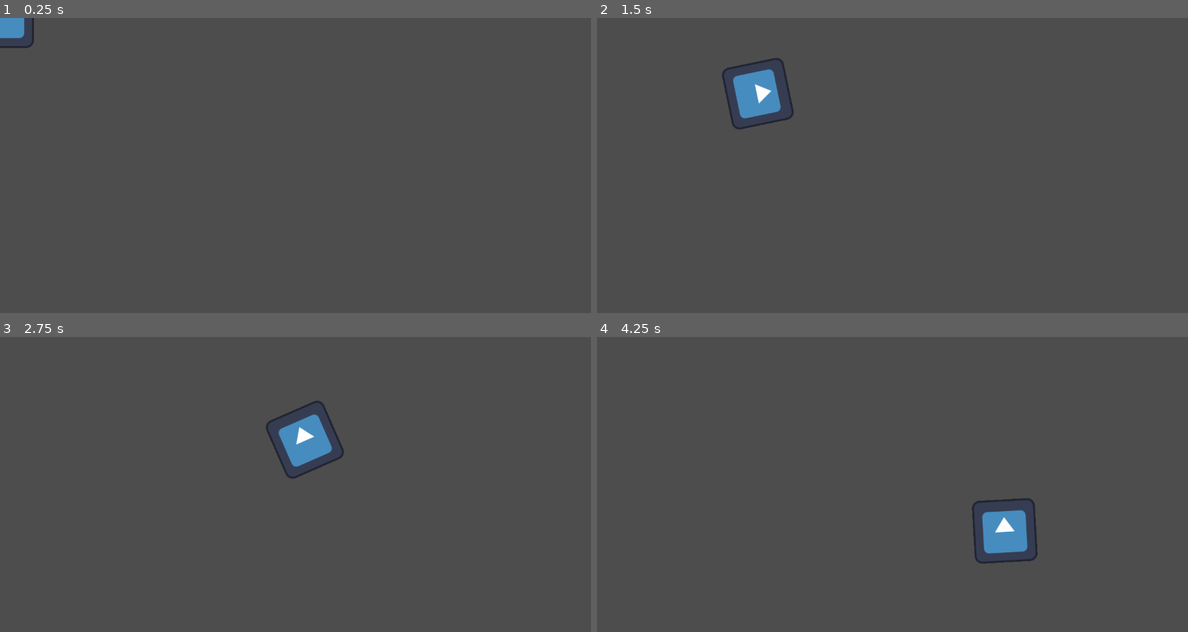
Above: before the commit, frames 1-4 (two rows, left to right).
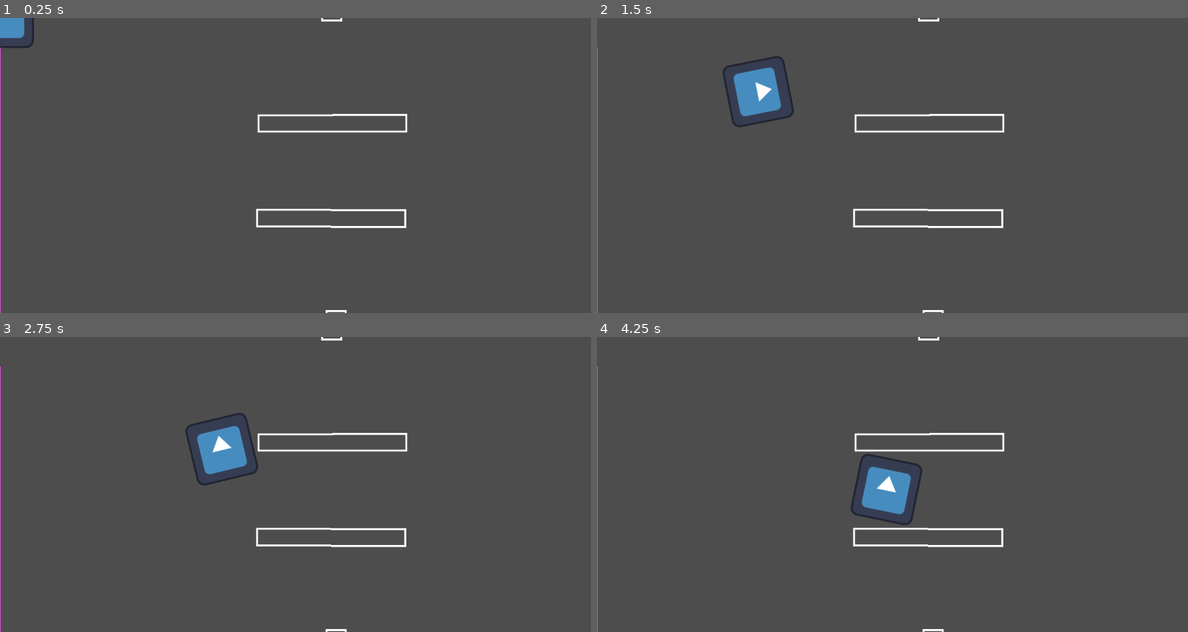
Above: after the commit, the same moments.

Repository: AidenPIvyTech/Game_Final_Project
Game: Godot game, scene res://main.tscn
Two runs of this game, one before a commit and one after it. Both use one fixed random seed, a clock stepped at 60 frames per second and the inputs below. Before the commit the project starts from res://player.tscn. The engine's default icon, where the game draws it, is replaced by a stand-in: a white triangle on a blue panel in a dark square.
Inputs (mouse positions are in pixels of both pictures, inside the frame that each line leads up to):
- Up to frame 1 (0.25 s): no input
- Up to frame 2 (1.5 s): tap Enter at 0.5 s; move the mouse to (1022, 150) at 0.52 s; press the mouse at (1022, 150) at 0.53 s; hold Right (move_right) 0.53-1.28 s; move the mouse to (774, 180) at 1.27 s; release the mouse at (774, 180) at 1.28 s; hold Down (move_down) from 1.28 s (still down); click (774, 180) at 1.35 s
- Up to frame 3 (2.75 s): move the mouse to (354, 419) at 2.02 s; release Down (move_down) at 2.03 s; press the mouse at (354, 419) at 2.03 s; hold Right (move_right) from 2.03 s (still down)
- Up to frame 4 (4.25 s): move the mouse to (862, 543) at 2.77 s; release Right (move_right) at 2.78 s; release the mouse at (862, 543) at 2.78 s; hold Up (move_up) 2.78-3.53 s; click (862, 543) at 2.85 s; move the mouse to (1069, 528) at 3.52 s; press the mouse at (1069, 528) at 3.53 s; hold Left (move_left) from 3.53 s (still down)

The runs differ from the first frame. In frame 1, 1.2% of the frame differs, in the area x 0-69%, y 0-100%; in frame 2, 1.7%; in frame 3, 3.7%; in frame 4, 3.8%, in the area x 0-75%, y 0-100%.

Commit message:
Add files via upload
i added a leaderboard as an example for the backend.

Diff:
--- /dev/null
+++ b/new-game-project/ball.tscn
@@ -0,0 +1,3 @@
+[gd_scene format=3 uid="uid://neafyrt5gjco"]
+
+[node name="Node2D" type="Node2D"]
--- a/new-game-project/character_body_2d.tscn
+++ b/new-game-project/character_body_2d.tscn
@@ -1,35 +1,21 @@
-[gd_scene load_steps=5 format=3 uid="uid://d30ebo7uakvax"]
+[gd_scene load_steps=4 format=3 uid="uid://d30ebo7uakvax"]
 
 [ext_resource type="Script" uid="uid://b668hb3q81b3o" path="res://player.gd" id="1_ij6vw"]
 [ext_resource type="Texture2D" uid="uid://4q335xxs2p" path="res://icon.svg" id="2_ghijl"]
 
 [sub_resource type="RectangleShape2D" id="RectangleShape2D_onrkg"]
-size = Vector2(129, 131)
-
-[sub_resource type="SegmentShape2D" id="SegmentShape2D_ij6vw"]
-a = Vector2(-5, 302)
+size = Vector2(128.5, 128)
 
 [node name="CharacterBody2D" type="CharacterBody2D"]
 script = ExtResource("1_ij6vw")
 metadata/_edit_horizontal_guides_ = [0.0]
 
 [node name="Sprite2D" type="Sprite2D" parent="."]
-position = Vector2(467, 265)
 scale = Vector2(1.0000002, 1)
 texture = ExtResource("2_ghijl")
 metadata/_edit_group_ = true
 
-[node name="CollisionShape2D" type="CollisionShape2D" parent="Sprite2D"]
-position = Vector2(-0.5, 1.5)
-scale = Vector2(0.99999976, 1)
+[node name="CollisionShape2D" type="CollisionShape2D" parent="."]
+position = Vector2(-0.25, 0)
 shape = SubResource("RectangleShape2D_onrkg")
 metadata/_edit_group_ = true
-
-[node name="RigidBody2D" type="RigidBody2D" parent="."]
-position = Vector2(387, 82)
-
-[node name="CollisionShape2D" type="CollisionShape2D" parent="RigidBody2D"]
-position = Vector2(337, 41)
-shape = SubResource("SegmentShape2D_ij6vw")
-disabled = true
-debug_color = Color(1, 1, 1, 0.41960785)
--- /dev/null
+++ b/new-game-project/leaderBoard.tscn
@@ -0,0 +1,31 @@
+[gd_scene format=3 uid="uid://m5rs156cym81"]
+
+[node name="Node2D" type="Node2D"]
+
+[node name="TextEdit" type="TextEdit" parent="."]
+offset_left = 327.0
+offset_top = -345.0
+offset_right = 604.0
+offset_bottom = -312.0
+text = "						   user 1"
+
+[node name="TextEdit2" type="TextEdit" parent="."]
+offset_left = 328.0
+offset_top = -306.0
+offset_right = 605.0
+offset_bottom = -273.0
+text = "	   					   user 2"
+
+[node name="TextEdit3" type="TextEdit" parent="."]
+offset_left = 330.0
+offset_top = -482.0
+offset_right = 607.0
+offset_bottom = -443.0
+text = "					Leaderboard"
+
+[node name="TextEdit4" type="TextEdit" parent="."]
+offset_left = 329.0
+offset_top = -269.0
+offset_right = 606.0
+offset_bottom = -236.0
+text = "						  user 3"
--- /dev/null
+++ b/new-game-project/main.gd
@@ -0,0 +1 @@
+extends Node2D
--- /dev/null
+++ b/new-game-project/main.tscn
@@ -0,0 +1,15 @@
+[gd_scene load_steps=5 format=3 uid="uid://cqow47bch5ocs"]
+
+[ext_resource type="Script" uid="uid://bs2qeucwtife5" path="res://main.gd" id="1_1bvp3"]
+[ext_resource type="PackedScene" uid="uid://ckudr8chj1kgo" path="res://player.tscn" id="2_1bvp3"]
+[ext_resource type="PackedScene" uid="uid://c1t72k6odd4xv" path="res://wall.tscn" id="3_lquwl"]
+[ext_resource type="Script" uid="uid://cqecls80unrh2" path="res://wall.gd" id="4_1bvp3"]
+
+[node name="Node2D" type="Node2D"]
+script = ExtResource("1_1bvp3")
+
+[node name="CharacterBody2D" parent="." instance=ExtResource("2_1bvp3")]
+
+[node name="static" parent="." instance=ExtResource("3_lquwl")]
+position = Vector2(0, 600)
+script = ExtResource("4_1bvp3")
--- a/new-game-project/player.gd
+++ b/new-game-project/player.gd
@@ -24,6 +24,7 @@
 func _input(event):
 	# Use is_action_pressed to only accept single taps as input instead of mouse drags.
 	if event.is_action_pressed(&"click"):
+		print("clicked");
 		target = get_global_mouse_position()
 
 #func _physics_process(delta):
@@ -45,4 +46,5 @@
 	velocity = position.direction_to(target) * speed
 	look_at(target)
 	if position.distance_to(target) > 10:
+		print("moved")
 		move_and_slide()
--- a/new-game-project/project.godot
+++ b/new-game-project/project.godot
@@ -11,7 +11,7 @@
 [application]
 
 config/name="New Game Project"
-run/main_scene="uid://ckudr8chj1kgo"
+run/main_scene="uid://cqow47bch5ocs"
 config/features=PackedStringArray("4.5", "Forward Plus")
 config/icon="res://icon.svg"
 
--- /dev/null
+++ b/new-game-project/rigid_body_2d.gd
@@ -0,0 +1,12 @@
+extends StaticBody2D
+
+
+# Called when the node enters the scene tree for the first time.
+func _ready() -> void:
+
+	pass # Replace with function body.
+
+
+# Called every frame. 'delta' is the elapsed time since the previous frame.
+func _process(delta: float) -> void:
+	pass
--- /dev/null
+++ b/new-game-project/wall.gd
@@ -0,0 +1,11 @@
+extends StaticBody2D
+
+
+# Called when the node enters the scene tree for the first time.
+func _ready() -> void:
+	pass # Replace with function body.
+
+
+# Called every frame. 'delta' is the elapsed time since the previous frame.
+func _process(delta: float) -> void:
+	pass
--- /dev/null
+++ b/new-game-project/wall.tscn
@@ -0,0 +1,75 @@
+[gd_scene load_steps=6 format=3 uid="uid://c1t72k6odd4xv"]
+
+[sub_resource type="SegmentShape2D" id="SegmentShape2D_y32ns"]
+a = Vector2(0, 1)
+b = Vector2(1195, 1)
+
+[sub_resource type="SegmentShape2D" id="SegmentShape2D_oh6kn"]
+b = Vector2(0, -540)
+
+[sub_resource type="RectangleShape2D" id="RectangleShape2D_xxgf6"]
+size = Vector2(39, 34)
+
+[sub_resource type="RectangleShape2D" id="RectangleShape2D_y4f30"]
+size = Vector2(39.3125, 33)
+
+[sub_resource type="RectangleShape2D" id="RectangleShape2D_oh6kn"]
+size = Vector2(299.78125, 35)
+
+[node name="static" type="StaticBody2D"]
+position = Vector2(2, 140)
+
+[node name="CollisionShape2D" type="CollisionShape2D" parent="."]
+position = Vector2(4, 55)
+shape = SubResource("SegmentShape2D_y32ns")
+
+[node name="Line2D" type="Line2D" parent="."]
+points = PackedVector2Array(4, 56, 1199, 56)
+width = 3.0
+default_color = Color(0.93534994, 0.33172116, 0.99999994, 1)
+
+[node name="CollisionShape2D2" type="CollisionShape2D" parent="."]
+shape = SubResource("SegmentShape2D_oh6kn")
+
+[node name="Line2D2" type="Line2D" parent="."]
+position = Vector2(0, 3.2000046)
+scale = Vector2(1, 1.05)
+points = PackedVector2Array(0, -517.3334, 0, -40.865646, 0, -2.0952425)
+width = 3.0
+default_color = Color(1, 0.30980393, 1, 1)
+
+[node name="CollisionShape2D3" type="CollisionShape2D" parent="."]
+position = Vector2(682.5, 13)
+shape = SubResource("RectangleShape2D_xxgf6")
+
+[node name="Line2D3" type="Line2D" parent="."]
+position = Vector2(491, 188)
+points = PackedVector2Array(172, -193, 172, -158, 211, -158, 211, -192, 170, -192)
+width = 4.0
+
+[node name="CollisionShape2D4" type="CollisionShape2D" parent="."]
+position = Vector2(673, -612)
+shape = SubResource("RectangleShape2D_y4f30")
+
+[node name="Line2D4" type="Line2D" parent="."]
+position = Vector2(482, -437)
+points = PackedVector2Array(172, -193, 172, -158, 211, -158, 211, -192, 170, -192)
+width = 4.0
+
+[node name="CollisionShape2D5" type="CollisionShape2D" parent="."]
+position = Vector2(671.8906, -192.5)
+shape = SubResource("RectangleShape2D_oh6kn")
+
+[node name="Line2D5" type="Line2D" parent="."]
+position = Vector2(350, -18)
+points = PackedVector2Array(172, -193, 172, -158, 473, -157, 473, -191, 170, -192)
+width = 4.0
+
+[node name="CollisionShape2D6" type="CollisionShape2D" parent="."]
+position = Vector2(674.28125, -385.5)
+shape = SubResource("RectangleShape2D_oh6kn")
+
+[node name="Line2D6" type="Line2D" parent="."]
+position = Vector2(483, -211)
+points = PackedVector2Array(42, -193, 42, -158, 342, -158, 342, -192, 43, -191)
+width = 4.0
Not shown, added: new-game-project/main.gd.uid
Not shown, added: new-game-project/rigid_body_2d.gd.uid
Not shown, added: new-game-project/wall.gd.uid
